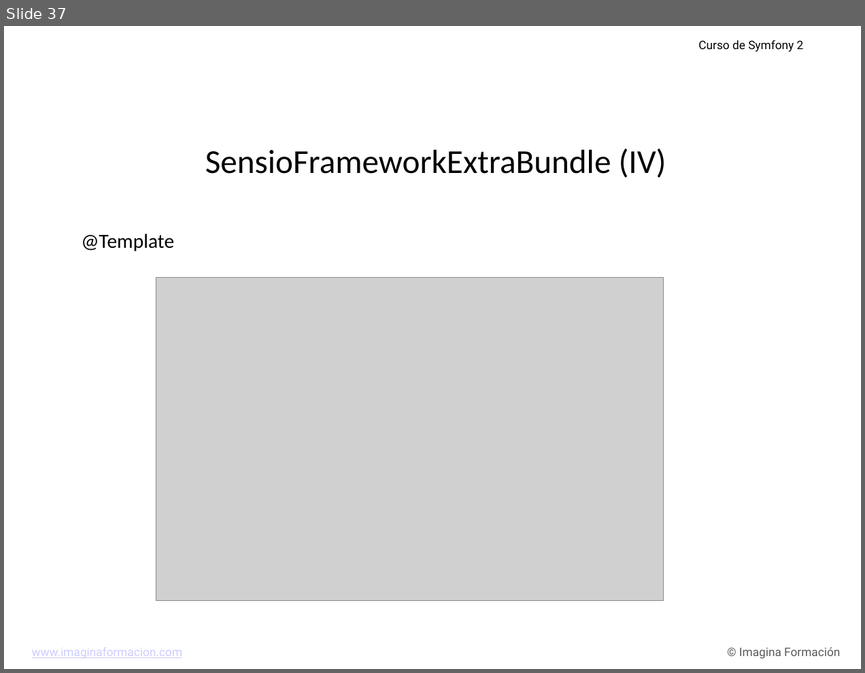
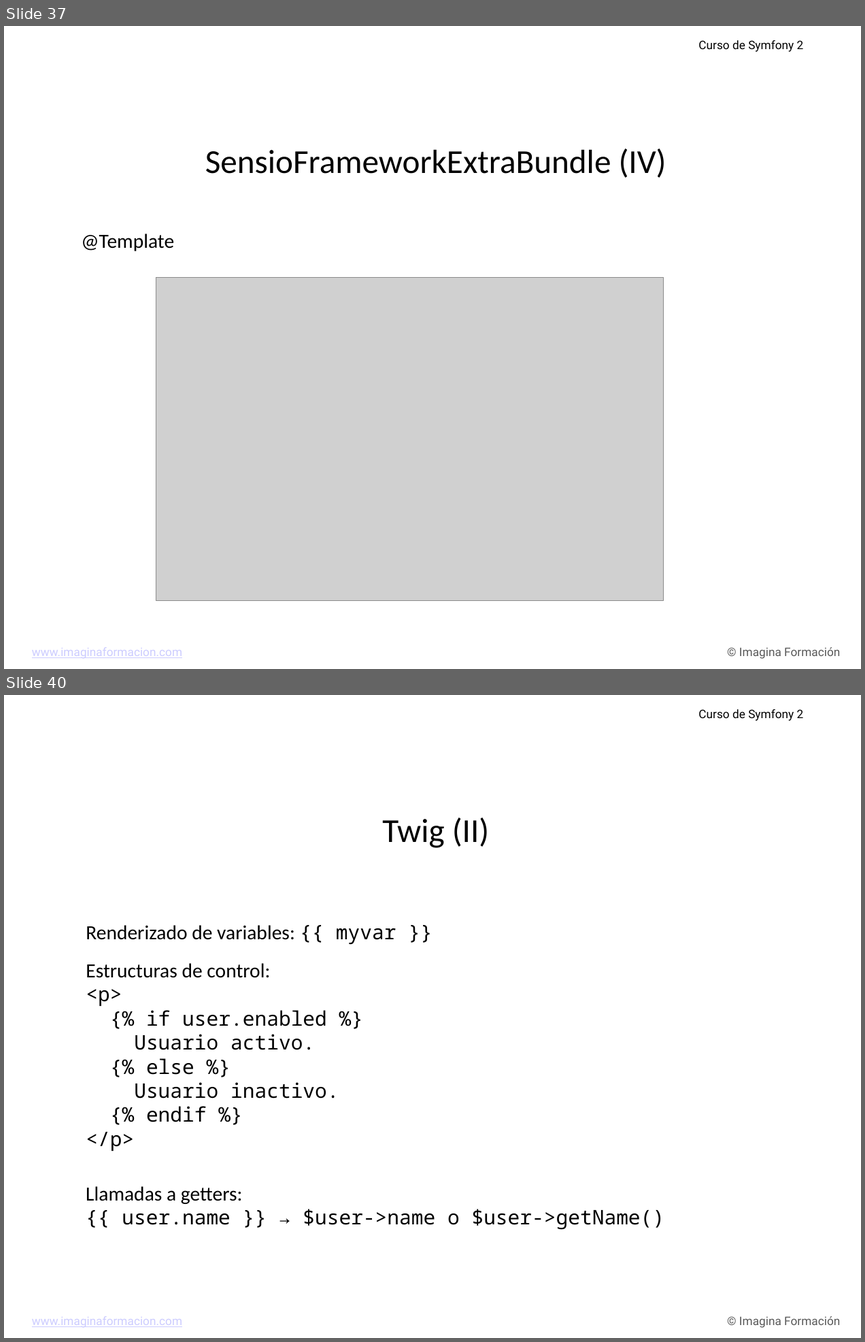
Before and after one commit to carlescliment/curso-symfony2, a slide deck: compiled/ppt/Tema 2.ppt. Shown one above the other, each under a label of ours: slide 37 before the commit, slides 37 and 40 after it; the slides between them are not shown. The pictures are 865x673 and 865x1342 pixels, drawn with LibreOffice and Linux fonts; fonts in the diff are those of the drawing; grey boxes stand for pictures; background and template pictures are left out. Boxes give left, top, right and bottom in pixels: in the first picture for what was removed or moved away, otherwise in the second. Text is boxed around its words. In the diff, an @@ line names an element or a change of style, - is before the commit and + after.

```diff
--- a/compiled/ppt/Tema 2.ppt
+++ b/compiled/ppt/Tema 2.ppt
@@ slide 40 added at bbox=[4, 695, 861, 1338], background picture (left out); not listed: 3 template elements that a slide beside it also shows @@
@@ text added at bbox=[382, 817, 490, 848], 40 pt, text #000000 @@
+Twig (II)
@@ text added at bbox=[86, 925, 396, 945], 24 pt, text #000000 @@
+Renderizado de variables: {{ myvar }}
@@ text added at bbox=[86, 963, 339, 1151], 24 pt, text #000000 @@
+Estructuras de control:
+<p>
+{% if user.enabled %}
+Usuario activo.
+{% else %}
+Usuario inactivo.
+{% endif %}
+</p>
@@ text added at bbox=[86, 1186, 665, 1229], 24 pt, text #000000 @@
+Llamadas a getters:
+{{ user.name }} → $user->name o $user->getName()
```
Also in this commit, not shown: 1 slide changed, 5 other slides added, 52 slides removed, 1 other file.
